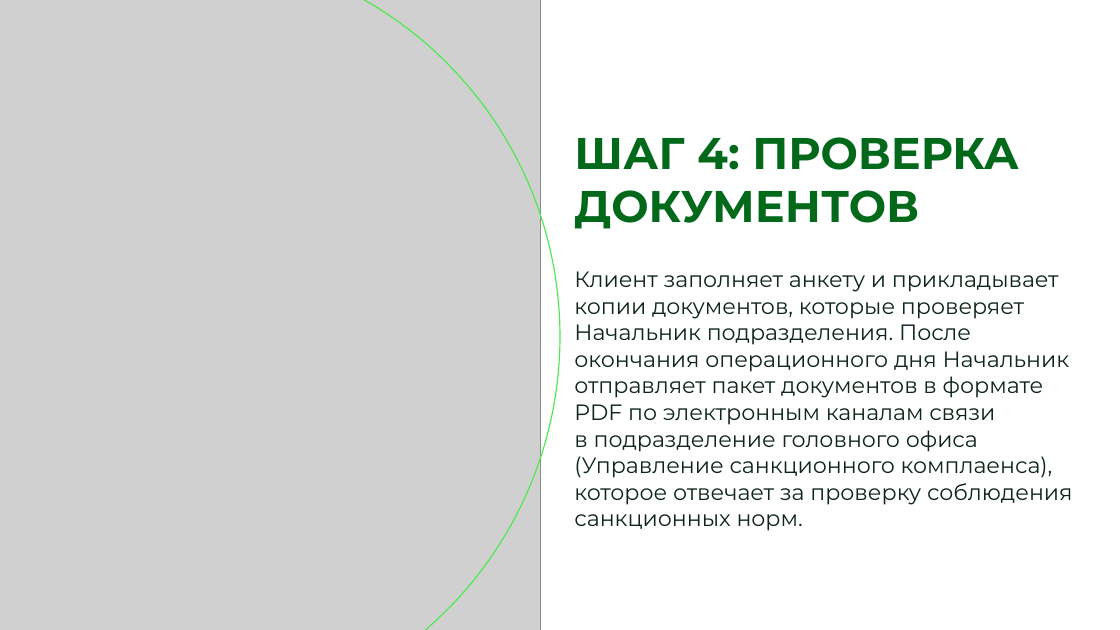
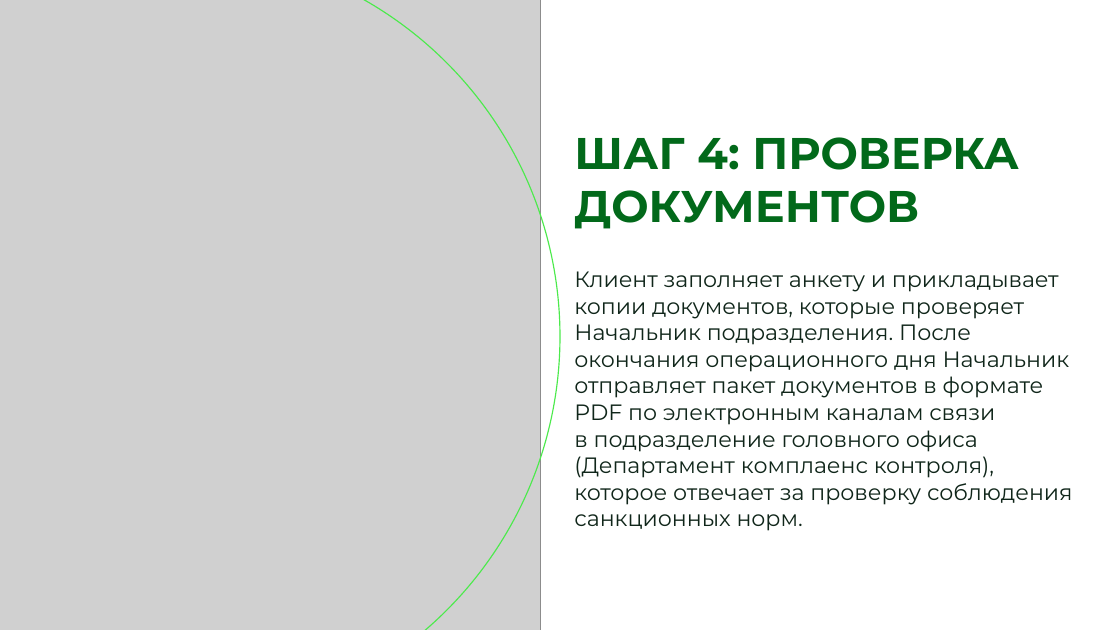
Before and after one commit to pusijuice5-coder/-1, a slide deck: slide 26 of OVZ_kurs_nerezidenty_novyj_dizajn.pptx. Drawn at 1120x630 pixels with LibreOffice and Linux fonts; fonts in the diff are those of the drawing; grey boxes stand for pictures; background and template pictures are left out. Boxes give left, top, right and bottom in pixels: in the first picture for what was removed or moved away, otherwise in the second. Text is boxed around its words. In the diff, an @@ line names an element or a change of style, - is before the commit and + after.

```diff
--- a/OVZ_kurs_nerezidenty_novyj_dizajn.pptx
+++ b/OVZ_kurs_nerezidenty_novyj_dizajn.pptx
@@ text at (574,271,1072,531): text changed @@
-Клиент заполняет анкету и прикладывает копии документов, которые проверяет Начальник подразделения. После окончания операционного дня Начальник отправляет пакет документов в формате PDF по электронным каналам связи
-в подразделение головного офиса (Управление санкционного комплаенса), которое отвечает за проверку соблюдения санкционных норм.
+Клиент заполняет анкету и прикладывает копии документов, которые проверяет Начальник подразделения. После окончания операционного дня Начальник отправляет пакет документов в формате PDF по электронным каналам связи
+в подразделение головного офиса (Департамент комплаенс контроля), которое отвечает за проверку соблюдения санкционных норм.
```
Also in this commit, not shown: 27 other slides changed, 1 other file.
